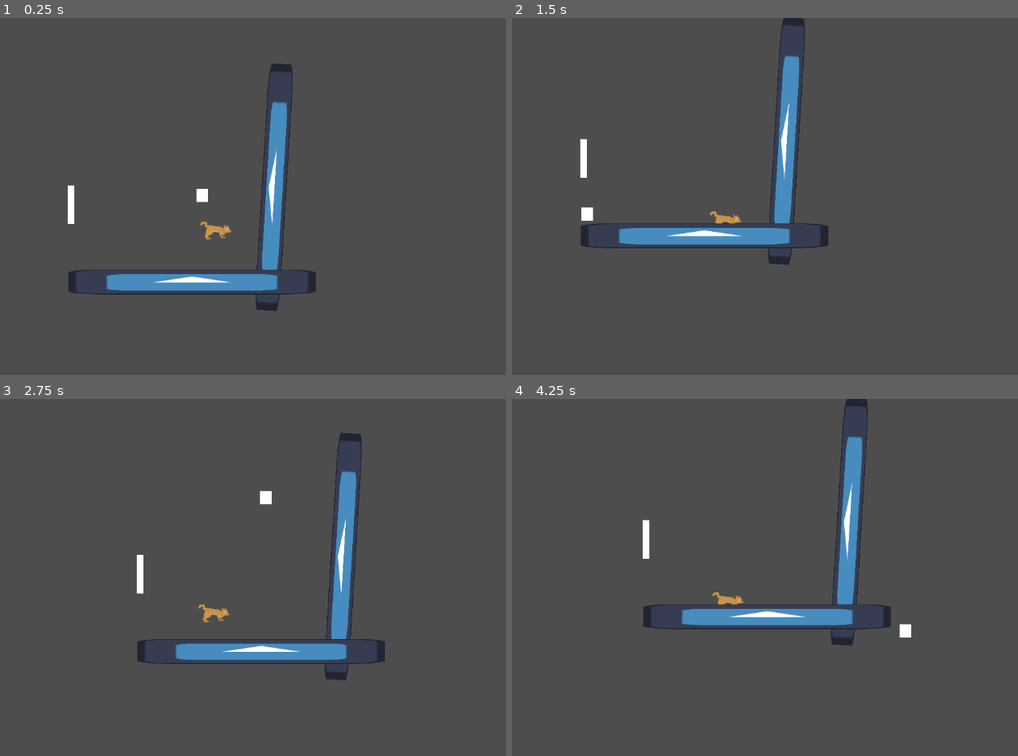
Above: before the commit, frames 1-4 (two rows, left to right).
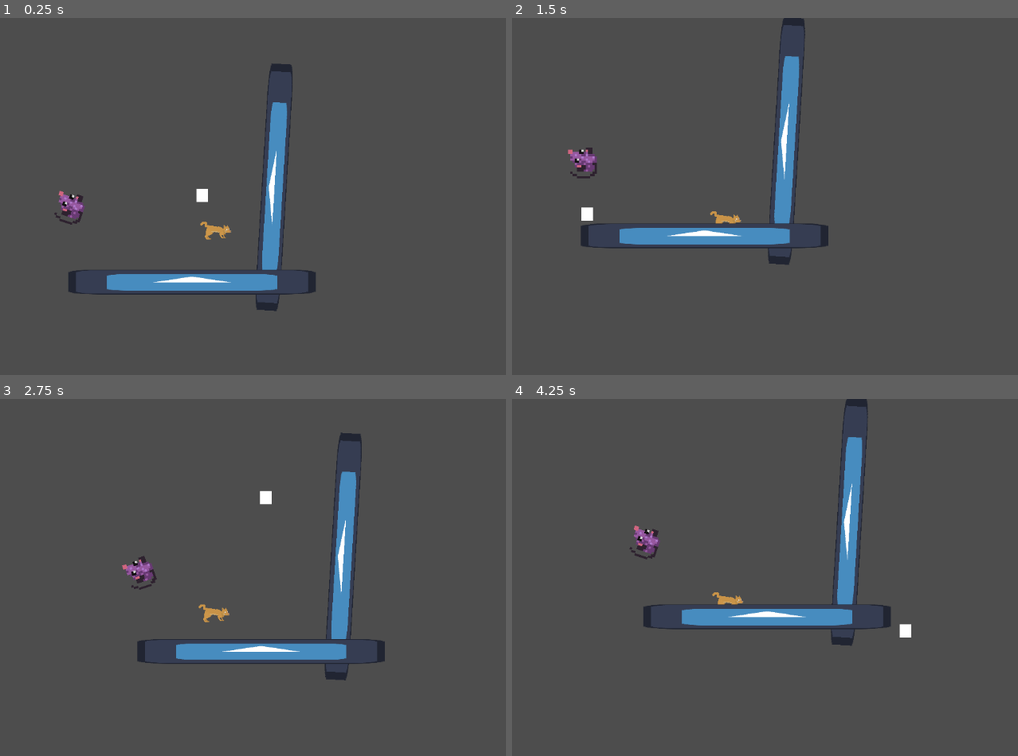
Above: after the commit, the same moments.

Repository: arrowira/RedDotJam
Game: Godot game, scene res://main.tscn
Two runs of this game, one before a commit and one after it. Both use one fixed random seed, a clock stepped at 60 frames per second and the inputs below. The engine's default icon, where the game draws it, is replaced by a stand-in: a white triangle on a blue panel in a dark square.
Inputs (mouse positions are in pixels of both pictures, inside the frame that each line leads up to):
- Up to frame 1 (0.25 s): no input
- Up to frame 2 (1.5 s): move the mouse to (856, 178) at 0.52 s; move the mouse to (587, 214) at 1.27 s
- Up to frame 3 (2.75 s): move the mouse to (268, 498) at 2.02 s
- Up to frame 4 (4.25 s): move the mouse to (684, 648) at 2.77 s; move the mouse to (906, 631) at 3.52 s

The runs differ from the first frame. In frame 1, 0.4% of the frame differs, in the area x 10-57%, y 23-76%; in frame 2, 0.4%; in frame 3, 0.4%; in frame 4, 0.5%, in the area x 23-70%, y 10-64%.

Commit message:
exit sprite and animation

Diff:
--- a/reddotproject/common/exit.tscn
+++ /dev/null
@@ -1,29 +0,0 @@
-[gd_scene load_steps=5 format=3 uid="uid://deh4lr4l0eqfj"]
-
-[ext_resource type="Script" path="res://common/exitParent.gd" id="1_7uasp"]
-[ext_resource type="Script" path="res://common/exit.gd" id="1_i0jty"]
-
-[sub_resource type="RectangleShape2D" id="RectangleShape2D_8oel8"]
-size = Vector2(13, 70)
-
-[sub_resource type="CanvasTexture" id="CanvasTexture_t08u0"]
-
-[node name="exit" type="Node2D"]
-script = ExtResource("1_7uasp")
-
-[node name="Area2D" type="Area2D" parent="."]
-script = ExtResource("1_i0jty")
-
-[node name="CollisionShape2D" type="CollisionShape2D" parent="Area2D"]
-position = Vector2(-0.5, 0)
-shape = SubResource("RectangleShape2D_8oel8")
-
-[node name="Timer" type="Timer" parent="Area2D"]
-wait_time = 0.5
-
-[node name="Sprite2D" type="Sprite2D" parent="Area2D"]
-position = Vector2(-4.76837e-07, 0)
-scale = Vector2(12, 70)
-texture = SubResource("CanvasTexture_t08u0")
-
-[connection signal="timeout" from="Area2D/Timer" to="Area2D" method="_on_timer_timeout"]
--- /dev/null
+++ b/reddotproject/common/exit/exit.tscn
@@ -0,0 +1,94 @@
+[gd_scene load_steps=8 format=3 uid="uid://deh4lr4l0eqfj"]
+
+[ext_resource type="Script" path="res://common/exit/exitParent.gd" id="1_7uasp"]
+[ext_resource type="Script" path="res://common/exit/exit.gd" id="1_i0jty"]
+[ext_resource type="Texture2D" uid="uid://cncoavqfw5423" path="res://common/exit/mouse_toy.png" id="3_08vib"]
+
+[sub_resource type="RectangleShape2D" id="RectangleShape2D_8oel8"]
+size = Vector2(66, 68)
+
+[sub_resource type="Animation" id="Animation_5bmgt"]
+resource_name = "floating"
+length = 4.0
+loop_mode = 1
+tracks/0/type = "value"
+tracks/0/imported = false
+tracks/0/enabled = true
+tracks/0/path = NodePath("Sprite2D:position")
+tracks/0/interp = 2
+tracks/0/loop_wrap = true
+tracks/0/keys = {
+"times": PackedFloat32Array(1, 3),
+"transitions": PackedFloat32Array(1, 1),
+"update": 0,
+"values": [Vector2(0, 6), Vector2(0, -6)]
+}
+tracks/1/type = "value"
+tracks/1/imported = false
+tracks/1/enabled = true
+tracks/1/path = NodePath("Sprite2D:rotation")
+tracks/1/interp = 2
+tracks/1/loop_wrap = true
+tracks/1/keys = {
+"times": PackedFloat32Array(0.5, 2.5),
+"transitions": PackedFloat32Array(1, 1),
+"update": 0,
+"values": [0.349066, -0.349066]
+}
+
+[sub_resource type="Animation" id="Animation_a7svf"]
+length = 0.001
+tracks/0/type = "value"
+tracks/0/imported = false
+tracks/0/enabled = true
+tracks/0/path = NodePath("Sprite2D:position")
+tracks/0/interp = 1
+tracks/0/loop_wrap = true
+tracks/0/keys = {
+"times": PackedFloat32Array(0),
+"transitions": PackedFloat32Array(1),
+"update": 0,
+"values": [Vector2(0, 0)]
+}
+tracks/1/type = "value"
+tracks/1/imported = false
+tracks/1/enabled = true
+tracks/1/path = NodePath("Sprite2D:rotation")
+tracks/1/interp = 1
+tracks/1/loop_wrap = true
+tracks/1/keys = {
+"times": PackedFloat32Array(0),
+"transitions": PackedFloat32Array(1),
+"update": 0,
+"values": [0.0]
+}
+
+[sub_resource type="AnimationLibrary" id="AnimationLibrary_m8mki"]
+_data = {
+"RESET": SubResource("Animation_a7svf"),
+"floating": SubResource("Animation_5bmgt")
+}
+
+[node name="exit" type="Node2D"]
+script = ExtResource("1_7uasp")
+
+[node name="Area2D" type="Area2D" parent="."]
+script = ExtResource("1_i0jty")
+
+[node name="CollisionShape2D" type="CollisionShape2D" parent="Area2D"]
+shape = SubResource("RectangleShape2D_8oel8")
+
+[node name="Timer" type="Timer" parent="Area2D"]
+wait_time = 0.5
+
+[node name="Sprite2D" type="Sprite2D" parent="Area2D"]
+scale = Vector2(4, 4)
+texture = ExtResource("3_08vib")
+
+[node name="AnimationPlayer" type="AnimationPlayer" parent="Area2D"]
+libraries = {
+"": SubResource("AnimationLibrary_m8mki")
+}
+autoplay = "floating"
+
+[connection signal="timeout" from="Area2D/Timer" to="Area2D" method="_on_timer_timeout"]
--- a/reddotproject/main.tscn
+++ b/reddotproject/main.tscn
@@ -5,7 +5,34 @@
 [ext_resource type="PackedScene" uid="uid://bonavi8ewksq3" path="res://common/scene_transition.tscn" id="1_f7rki"]
 [ext_resource type="Script" path="res://ui/ui.gd" id="1_nehsm"]
 [ext_resource type="PackedScene" uid="uid://lxssocnf1y78" path="res://cat/cat.tscn" id="2_6v5ln"]
-[ext_resource type="PackedScene" uid="uid://deh4lr4l0eqfj" path="res://common/exit.tscn" id="4_fgjsn"]
+[ext_resource type="PackedScene" uid="uid://deh4lr4l0eqfj" path="res://common/exit/exit.tscn" id="4_fgjsn"]
+
+[sub_resource type="Animation" id="Animation_yryto"]
+length = 0.001
+tracks/0/type = "value"
+tracks/0/imported = false
+tracks/0/enabled = true
+tracks/0/path = NodePath("BlackFade:color")
+tracks/0/interp = 1
+tracks/0/loop_wrap = true
+tracks/0/keys = {
+"times": PackedFloat32Array(0),
+"transitions": PackedFloat32Array(1),
+"update": 0,
+"values": [Color(0, 0, 0, 0)]
+}
+tracks/1/type = "value"
+tracks/1/imported = false
+tracks/1/enabled = true
+tracks/1/path = NodePath("BlackFade:visible")
+tracks/1/interp = 1
+tracks/1/loop_wrap = true
+tracks/1/keys = {
+"times": PackedFloat32Array(0),
+"transitions": PackedFloat32Array(1),
+"update": 1,
+"values": [false]
+}
 
 [sub_resource type="Animation" id="Animation_o8pia"]
 resource_name = "fade_into_black"
@@ -33,33 +60,6 @@
 "transitions": PackedFloat32Array(1),
 "update": 1,
 "values": [true]
-}
-
-[sub_resource type="Animation" id="Animation_yryto"]
-length = 0.001
-tracks/0/type = "value"
-tracks/0/imported = false
-tracks/0/enabled = true
-tracks/0/path = NodePath("BlackFade:color")
-tracks/0/interp = 1
-tracks/0/loop_wrap = true
-tracks/0/keys = {
-"times": PackedFloat32Array(0),
-"transitions": PackedFloat32Array(1),
-"update": 0,
-"values": [Color(0, 0, 0, 0)]
-}
-tracks/1/type = "value"
-tracks/1/imported = false
-tracks/1/enabled = true
-tracks/1/path = NodePath("BlackFade:visible")
-tracks/1/interp = 1
-tracks/1/loop_wrap = true
-tracks/1/keys = {
-"times": PackedFloat32Array(0),
-"transitions": PackedFloat32Array(1),
-"update": 1,
-"values": [false]
 }
 
 [sub_resource type="Animation" id="Animation_drj5d"]
--- a/reddotproject/project.godot
+++ b/reddotproject/project.godot
@@ -14,3 +14,7 @@
 run/main_scene="res://main.tscn"
 config/features=PackedStringArray("4.3", "Forward Plus")
 config/icon="res://icon.svg"
+
+[rendering]
+
+textures/canvas_textures/default_texture_filter=0
Renamed: reddotproject/common/exit.gd -> reddotproject/common/exit/exit.gd
Renamed: reddotproject/common/exitParent.gd -> reddotproject/common/exit/exitParent.gd
Binary file added: reddotproject/common/exit/mouse_toy.png
Not shown, added: reddotproject/common/exit/mouse_toy.png.import
